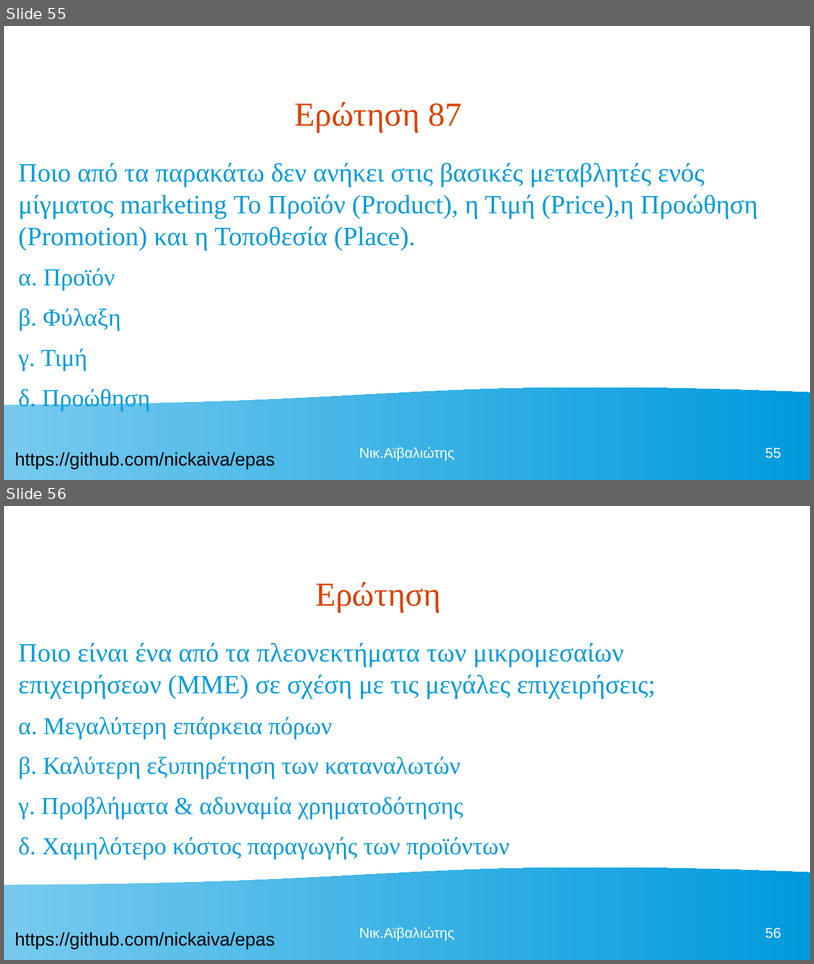
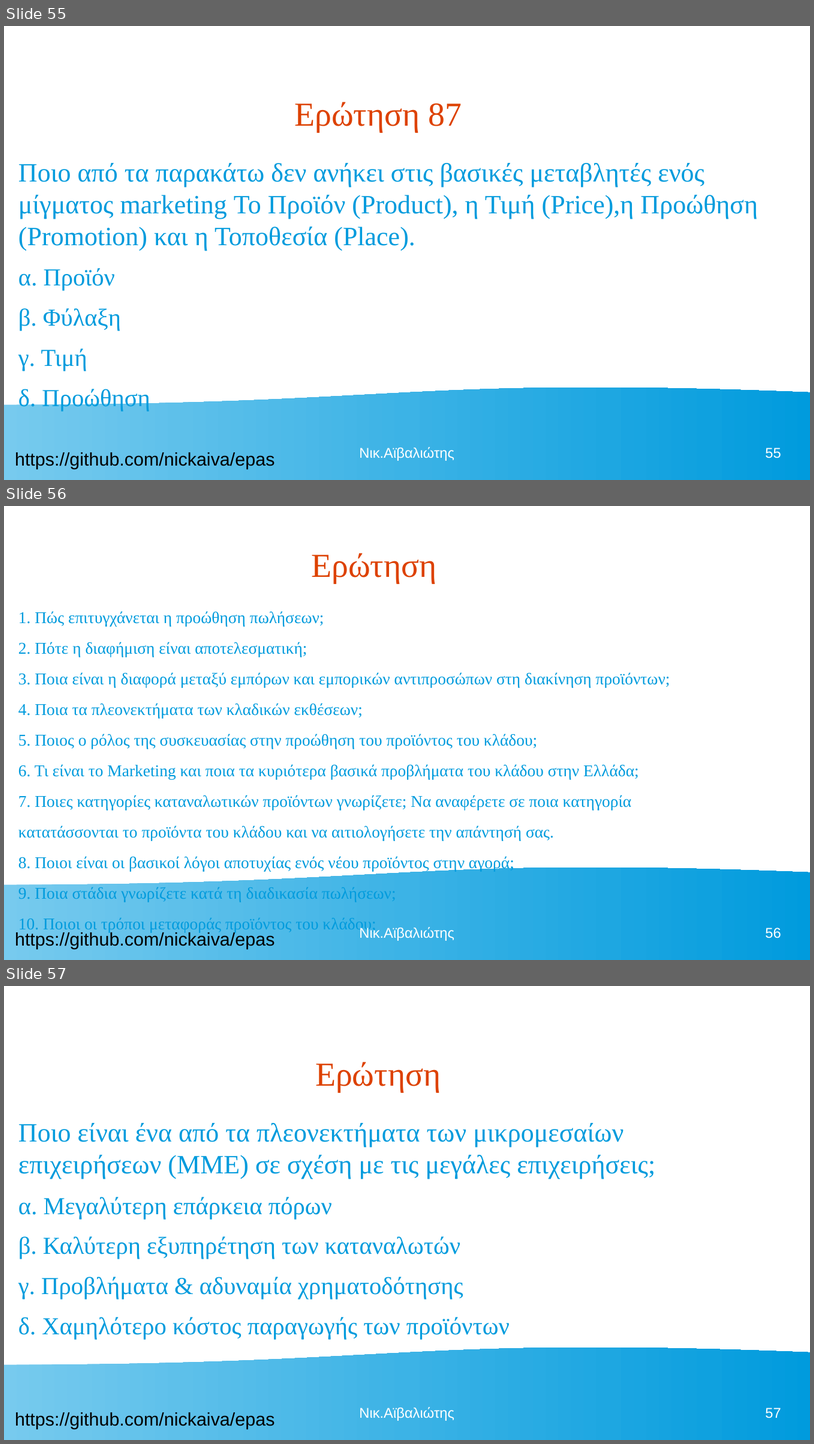
Before and after one commit to nickaiva/epas, a slide deck: ΠΕΡΙΒΑΛΛΟΝ ΕΡΓΑΣΙΑΣ.odp. Shown one above the other, each under a label of ours: slides 55 and 56 before the commit, slides 55, 56 and 57 after it. The pictures are 814x964 and 814x1444 pixels, drawn with LibreOffice and Linux fonts; fonts in the diff are those of the drawing. Boxes give left, top, right and bottom in pixels: in the first picture for what was removed or moved away, otherwise in the second. Text is boxed around its words. In the diff, an @@ line names an element or a change of style, - is before the commit and + after.

```diff
--- a/ΠΕΡΙΒΑΛΛΟΝ ΕΡΓΑΣΙΑΣ.odp
+++ b/ΠΕΡΙΒΑΛΛΟΝ ΕΡΓΑΣΙΑΣ.odp
@@ slide 56 added at (4,506,810,960), background #FFFFFF; not listed: 2 template elements that a slide beside it also shows @@
@@ title added at (311,553,437,583), 33 pt, text #DD4100 @@
+Ερώτηση
@@ text added at (18,611,671,932), 16.2 pt, text #009BDD @@
+1. Πώς επιτυγχάνεται η προώθηση πωλήσεων;
+2. Πότε η διαφήμιση είναι αποτελεσματική;
+3. Ποια είναι η διαφορά μεταξύ εμπόρων και εμπορικών αντιπροσώπων στη διακίνηση προϊόντων;
+4. Ποια τα πλεονεκτήματα των κλαδικών εκθέσεων;
+5. Ποιος ο ρόλος της συσκευασίας στην προώθηση του προϊόντος του κλάδου;
+6. Τι είναι το Marketing και ποια τα κυριότερα βασικά προβλήματα του κλάδου στην Ελλάδα;
+7. Ποιες κατηγορίες καταναλωτικών προϊόντων γνωρίζετε; Να αναφέρετε σε ποια κατηγορία
+κατατάσσονται το προϊόντα του κλάδου και να αιτιολογήσετε την απάντησή σας.
+8. Ποιοι είναι οι βασικοί λόγοι αποτυχίας ενός νέου προϊόντος στην αγορά;
+9. Ποια στάδια γνωρίζετε κατά τη διαδικασία πωλήσεων;
+10. Ποιοι οι τρόποι μεταφοράς προϊόντος του κλάδου;
@@ text added at (359,926,455,940), 14 pt, text #FFFFFF @@
+Νικ.Αϊβαλιώτης
@@ page number added at (765,927,781,938), 14 pt, text #FFFFFF @@
+56
@@ what was slide 56 is now slide 57 @@
@@ page number at (765,1407,781,1418): text changed @@
-56
+57
```
Also in this commit, not shown: 3 other files.
